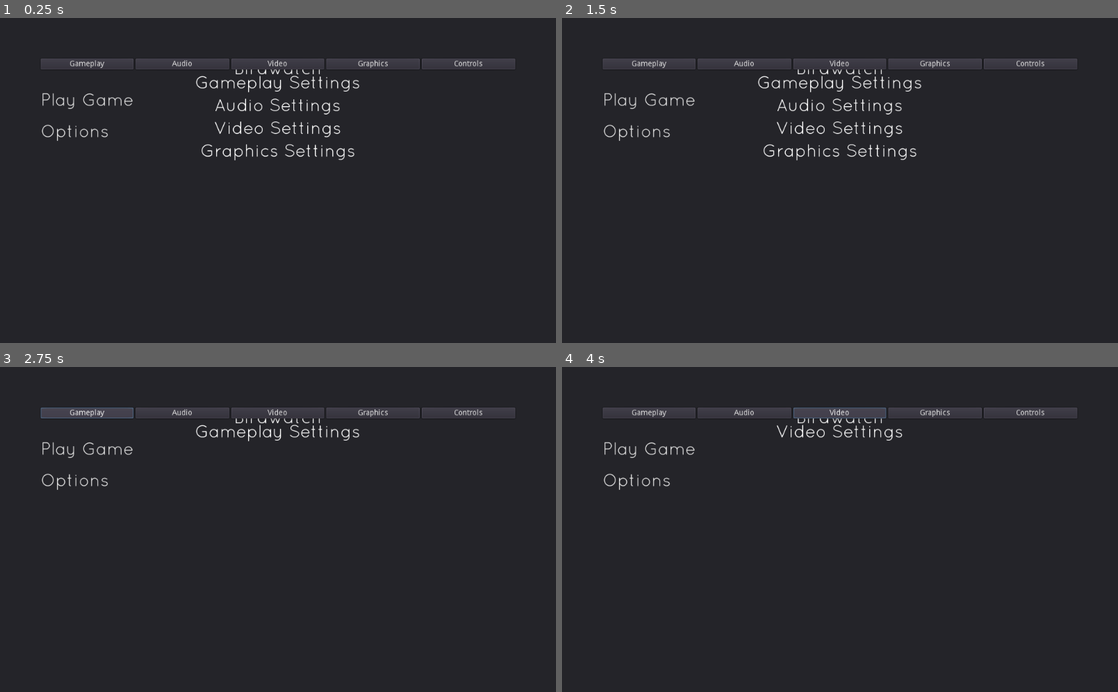
Above: before the commit, frames 1-4 (two rows, left to right).
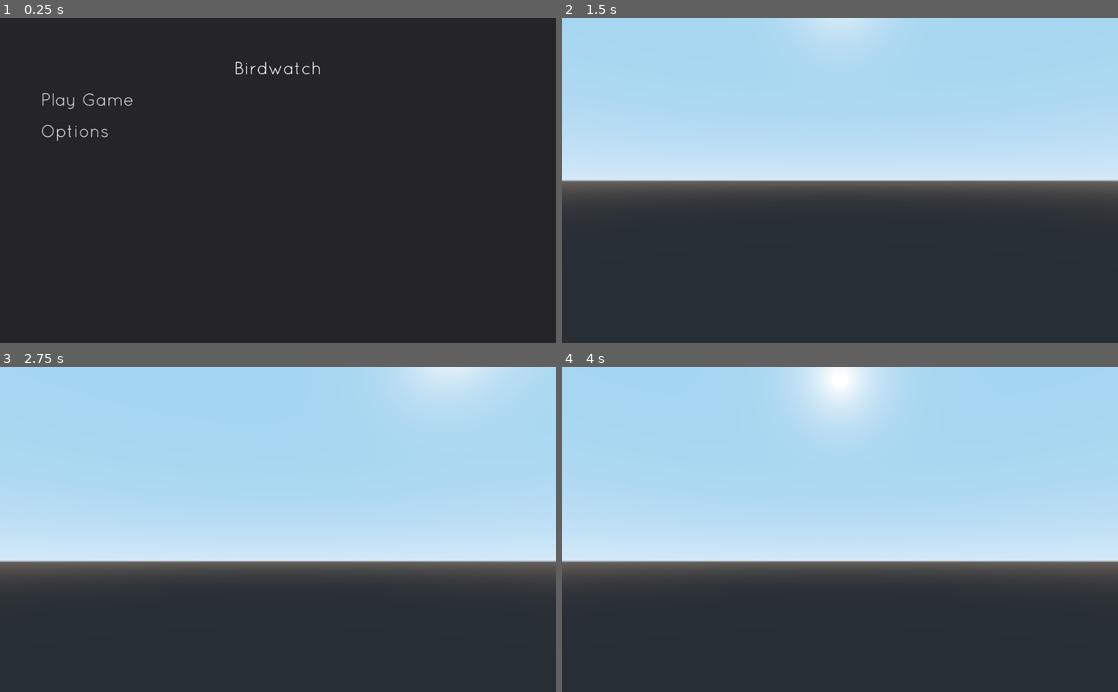
Above: after the commit, the same moments.

Repository: aacitelli/Birdwatch
Game: Godot game, scene res://UI/MainMenu.tscn
The game is run twice, just before and just after one commit, with the same random seed, the same clock (stepped at 60 frames per second) and the same inputs.
Inputs (mouse positions are in pixels of both pictures, inside the frame that each line leads up to):
- Up to frame 1 (0.25 s): no input
- Up to frame 2 (1.5 s): click "Play Game" at 0.5 s; click (840, 99) at 1.25 s, where only the run before the commit has a clickable "Play Game"
- Up to frame 3 (2.75 s): click (88, 412) at 2 s, where only the run before the commit has a clickable "Gameplay"
- Up to frame 4 (4 s): click (745, 412) at 2.75 s, where only the run before the commit has a clickable "Audio"; click (840, 412) at 3.5 s, where only the run before the commit has a clickable "Video"

The runs differ from the first frame. In frame 1, 2.9% of the frame differs, in the area x 7-93%, y 12-44%; in frame 2, 55%; in frame 3, 65%, in the area x 0-100%, y 0-67%; in frame 4, 65%.

Commit message:
Fix menu initial state issue

Diff:
--- a/UI/MainMenu.gd
+++ b/UI/MainMenu.gd
@@ -6,6 +6,8 @@
 func _ready():
 	main_menu_bp = "MainMenuBackground/MainMenu"
 	options_menu_bp = "MainMenuBackground/OptionsMenuContainer/OptionsMenu/"
+	get_node(main_menu_bp).show()
+	get_node("MainMenuBackground/OptionsMenuContainer").hide()
 
 func _process(_delta):
 	if Input.is_action_pressed("exit"):
